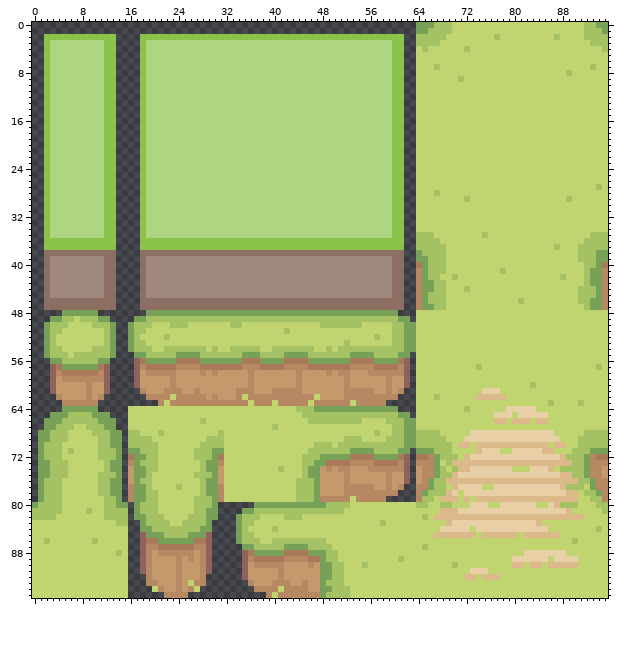
Edited in one commit: sprite sheet (project/resources/tilesets/hills.png). The first picture shows the starting point.
The file is 96x96 pixels.
After:
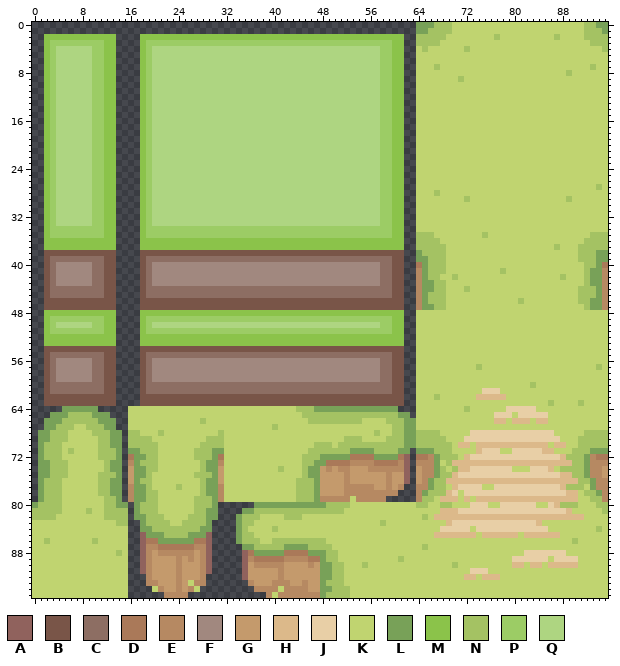
Palette (. is transparent): A #90625d  B #795548  C #8d6e63  D #aa7959  E #b68962  F #a1887f  G #c49a6c  H #dcb98a  J #e8cfa6  K #c0d470  L #78a158  M #8bc34a  N #a4c263  P #9ccc65  Q #aed581
What changed:
Changed rows in their new state; - is an unchanged pixel.
first column x 2:
 3 -PPPPPPPPP-------PPPPPPPPPPPPPPPPPPPPPPPPPPPPPPPPPPPPPPPPP----
 4 -P------PP-------P--------------------------------------PP----
 5 -P------PP-------P--------------------------------------PP----
 6 -P------PP-------P--------------------------------------PP----
 7 -P------PP-------P--------------------------------------PP----
 8 -P------PP-------P--------------------------------------PP----
 9 -P------PP-------P--------------------------------------PP----
10 -P------PP-------P--------------------------------------PP----
11 -P------PP-------P--------------------------------------PP----
12 -P------PP-------P--------------------------------------PP----
13 -P------PP-------P--------------------------------------PP----
14 -P------PP-------P--------------------------------------PP----
15 -P------PP-------P--------------------------------------PP----
16 -P------PP-------P--------------------------------------PP----
17 -P------PP-------P--------------------------------------PP----
18 -P------PP-------P--------------------------------------PP----
19 -P------PP-------P--------------------------------------PP----
20 -P------PP-------P--------------------------------------PP----
21 -P------PP-------P--------------------------------------PP----
22 -P------PP-------P--------------------------------------PP----
23 -P------PP-------P--------------------------------------PP----
24 -P------PP-------P--------------------------------------PP----
25 -P------PP-------P--------------------------------------PP----
26 -P------PP-------P--------------------------------------PP----
27 -P------PP-------P--------------------------------------PP----
28 -P------PP-------P--------------------------------------PP----
29 -P------PP-------P--------------------------------------PP----
30 -P------PP-------P--------------------------------------PP----
31 -P------PP-------P--------------------------------------PP----
32 -P------PP-------P--------------------------------------PP----
33 -P------PP-------P--------------------------------------PP----
34 -PPPPPPPPP-------PPPPPPPPPPPPPPPPPPPPPPPPPPPPPPPPPPPPPPPPP----
35 -PPPPPPPPP-------PPPPPPPPPPPPPPPPPPPPPPPPPPPPPPPPPPPPPPPPP----
38 BBBBBBBBBBBB----BBBBBBBBBBBBBBBBBBBBBBBBBBBBBBBBBBBBBBBBBBBB--
39 BCCCCCCCCCBB----BCCCCCCCCCCCCCCCCCCCCCCCCCCCCCCCCCCCCCCCCCBB--
40 BC------CCBB----BC--------------------------------------CCBB--
41 BC------CCBB----BC--------------------------------------CCBB--
42 BC------CCBB----BC--------------------------------------CCBB--
43 BC------CCBB----BC--------------------------------------CCBB--
44 BCCCCCCCCCBB----BCCCCCCCCCCCCCCCCCCCCCCCCCCCCCCCCCCCCCCCCCBB--
45 BCCCCCCCCCBB----BCCCCCCCCCCCCCCCCCCCCCCCCCCCCCCCCCCCCCCCCCBB--
46 BBBBBBBBBBBB----BBBBBBBBBBBBBBBBBBBBBBBBBBBBBBBBBBBBBBBBBBBB--
47 BBBBBBBBBBBB----BBBBBBBBBBBBBBBBBBBBBBBBBBBBBBBBBBBBBBBBBBBB--
48 MMMMMMMMMMMM----MMMMMMMMMMMMMMMMMMMMMMMMMMMMMMMMMMMMMMMMMMMM--
49 MPPPPPPPPPMM---.MPPPPPPPPPPPPPPPPPPPPPPPPPPPPPPPPPPPPPPPPPMM.-
50 MPQQQQQQPPMM--..MPQQQQQQQQQQQQQQQQQQQQQQQQQQQQQQQQQQQQQQPPMM..
51 MPPPPPPPPPMM--..MPPPPPPPPPPPPPPPPPPPPPPPPPPPPPPPPPPPPPPPPPMM..
52 MMMMMMMMMMMM--..MMMMMMMMMMMMMMMMMMMMMMMMMMMMMMMMMMMMMMMMMMMM..
53 MMMMMMMMMMMM--..MMMMMMMMMMMMMMMMMMMMMMMMMMMMMMMMMMMMMMMMMMMM..
54 BBBBBBBBBBBB--..BBBBBBBBBBBBBBBBBBBBBBBBBBBBBBBBBBBBBBBBBBBB..
55 BCCCCCCCCCBB---.BCCCCCCCCCCCCCCCCCCCCCCCCCCCCCCCCCCCCCCCCCBB.-
56 BCFFFFFFCCBB---.BCFFFFFFFFFFFFFFFFFFFFFFFFFFFFFFFFFFFFFFCCBB.-
57 BCFFFFFFCCBB---.BCFFFFFFFFFFFFFFFFFFFFFFFFFFFFFFFFFFFFFFCCBB.-
58 BCFFFFFFCCBB---.BCFFFFFFFFFFFFFFFFFFFFFFFFFFFFFFFFFFFFFFCCBB.-
59 BCFFFFFFCCBB---.BCFFFFFFFFFFFFFFFFFFFFFFFFFFFFFFFFFFFFFFCCBB.-
60 BCCCCCCCCCBB---.BCCCCCCCCCCCCCCCCCCCCCCCCCCCCCCCCCCCCCCCCCBB.-
61 BCCCCCCCCCBB----BCCCCCCCCCCCCCCCCCCCCCCCCCCCCCCCCCCCCCCCCCBB--
62 BBBBBBBBBBBB----BBBBBBBBBBBBBBBBBBBBBBBBBBBBBBBBBBBBBBBBBBBB--
63 BBBBBBBBBBBB----BBBBBBBBBBBBBBBBBBBBBBBBBBBBBBBBBBBBBBBBBBBB--
Changed places in both pictures, as pixel boxes (x1, y1, x2, y2):
changed: (44, 40, 416, 406)
